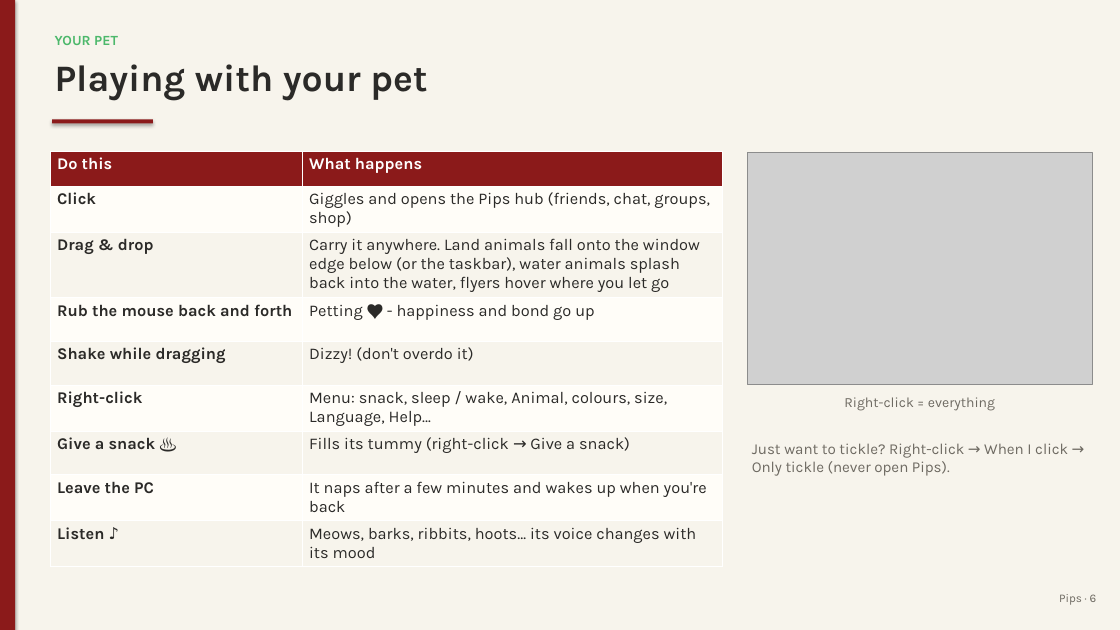
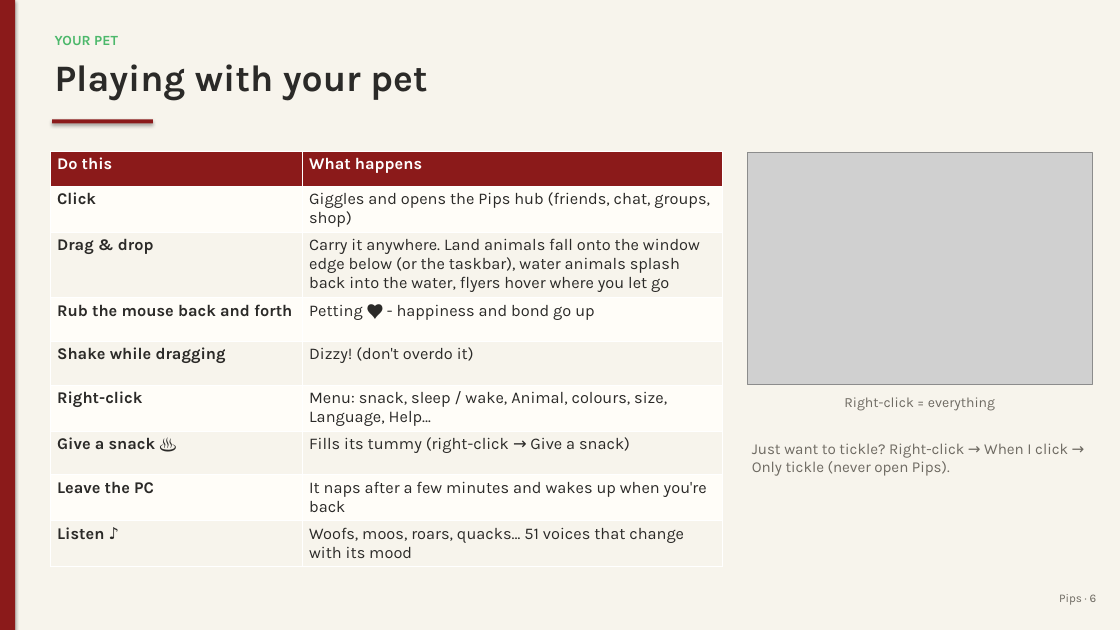
Before and after one commit to juw12/projects, a slide deck: slide 6 of apps/pips/web/download/Pips-Guide.pptx. Drawn at 1120x630 pixels with LibreOffice and Linux fonts; fonts in the diff are those of the drawing; grey boxes stand for pictures. Boxes give left, top, right and bottom in pixels: in the first picture for what was removed or moved away, otherwise in the second. Text is boxed around its words. In the diff, an @@ line names an element or a change of style, - is before the commit and + after.

Commit message:
pips 2.21.0: Every animal has a voice

```diff
--- a/apps/pips/web/download/Pips-Guide.pptx
+++ b/apps/pips/web/download/Pips-Guide.pptx
@@ table at [50,151,723,562] @@
-row 9, column 2: Meows, barks, ribbits, hoots… its voice changes with its mood
+row 9, column 2: Woofs, moos, roars, quacks… 51 voices that change with its mood
```
Also in this commit, not shown: 3 other slides changed, 11 other files.
